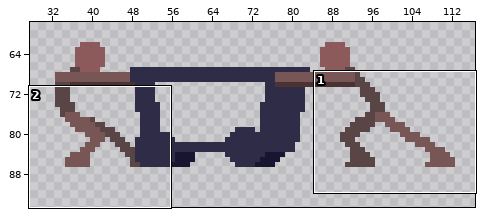
File history of a pixel-art file, Assets/Graphics/Characters/fanart.aseprite. The first picture is a wide view before the edit; the outline marks the close-up.
Close-up. Before the edit:
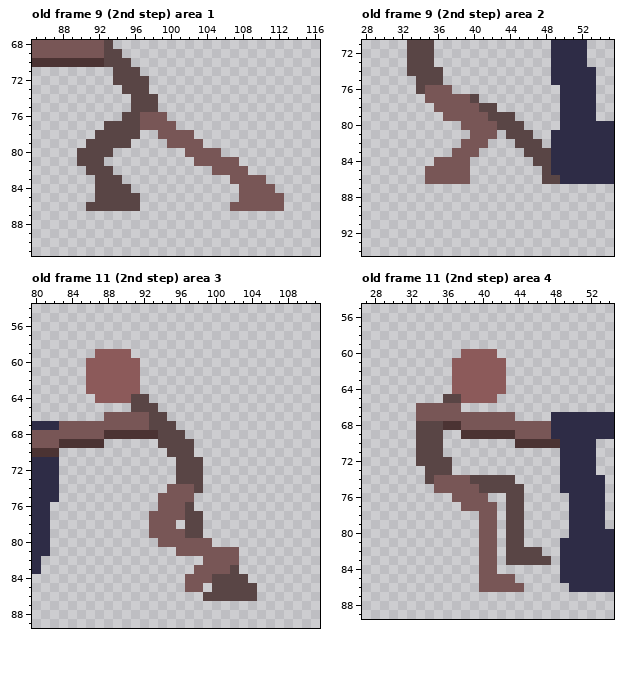
128x128 pixels, 13 frames. Shown: old frame 9 (2nd step) area 1: x 85..116, y 68..91; old frame 9 (2nd step) area 2: x 28..55, y 71..94; old frame 11 (2nd step) area 3: x 80..111, y 54..89; old frame 11 (2nd step) area 4: x 27..54, y 55..89. The wide view leaves out empty margins. The commit also changed other frames or places, which this record leaves out.
After:
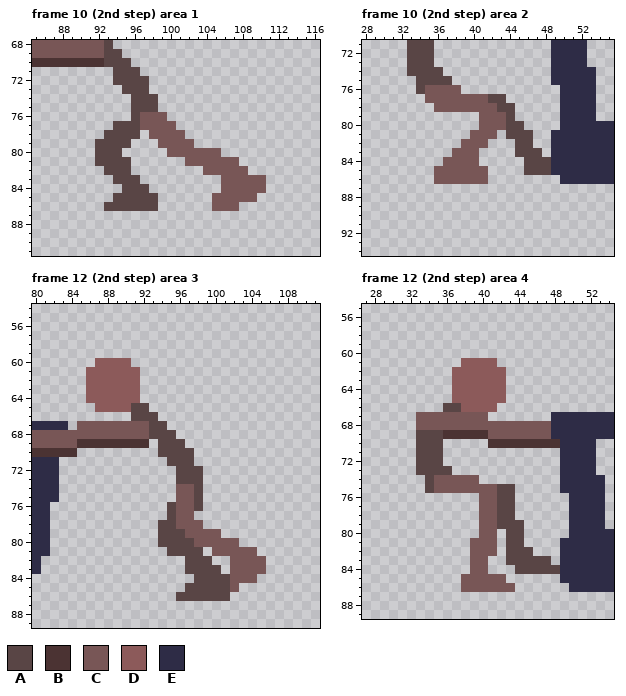
Palette (. is transparent): A #594545  B #4b3333  C #785656  D #8c5a5a  E #2e2c46
A new or re-ordered frame is compared with the old frame closest to it.
Message: 8 frames on both steps (fanart)
Changes in this commit:
frames 13 -> 17
--- frame 10 (2nd step) area 1 is new; against old frame 9 (2nd step), layer "boy sk"
@@ x 85..116 @@
 75 ...........AAA..................
-76 ..........AACCC.................
-77 ........AAAACCCC................
-78 .......AAAAA..CCCC..............
-79 ......AAAAA....CCCC.............
-80 .....AAAA........CCCC...........
-81 .....AAA..........CCCCC.........
-82 ......AAA...........CCCC........
-83 .......AAA............CCCC......
-84 .......AAAA............CCCC.....
-85 .......AAAAA...........CCCCC....
-86 ......AAAAAA..........CCCCCC....
+76 ...........ACCC.................
+77 .........AAACCCC................
+78 ........AAAA.CCCC...............
+79 .......AAAA...CCCC..............
+80 .......AAA.....CCCCCC...........
+81 .......AAAA......CCCCCC.........
+82 ........AAA........CCCCC........
+83 .........AAA.........CCCCC......
+84 ..........AAA........CCCCC......
+85 .........AAAAA......CCCCC.......
+86 ........AAAAAA......CCC.........
 87 ................................
--- frame 10 (2nd step) area 2 is new; against old frame 9 (2nd step), layer "girl sk"
@@ x 33..51 @@
 74 AAAA............EEE
-75 .AAA............EEE
-76 .ACCC............EE
-77 ..CCCCCA.........EE
-78 ...CCCCCAA.......EE
-79 ....CCCCCAAA.....EE
-80 ......CCCCAAA....EE
+75 .AAAA...........EEE
+76 .ACCCC...........EE
+77 ..CCCCCCCAA......EE
+78 ...CCCCCCCAA.....EE
+79 ........CCCA.....EE
+80 ........CCCAA....EE
 81 .......CCC.AAA..EEE
-82 ......CCC...AAA.EEE
-83 .....CCC.....AAAEEE
-84 ...CCCC.......AAEEE
-85 ..CCCCC........AEEE
-86 ..CCCCC........AAEE
+82 ......CCC...AA..EEE
+83 .....CCC....AAA.EEE
+84 ....CCCC.....AAAEEE
+85 ...CCCCCC....AAAEEE
+86 ...CCCCCC........EE
 87 ...................
--- frame 12 (2nd step) area 3 against old frame 11 (2nd step), layer "boy sk"
@@ x 84..93 @@
 58 ..........
-59 ...DDDD...
-60 ..DDDDDD..
+59 ..........
+60 ...DDDD...
 61 ..DDDDDD..
@@ x 80..111 @@
 63 ......DDDDDD....................
-64 .......DDDDAA...................
-65 ...........AAA..................
-66 ........CCCCCAA.................
-67 EEECCCCCCCCCCAAA................
-68 CCCCCCCCBBBBBBAAA...............
-69 CCCBBBBB......AAAA..............
-70 BBB............AAA..............
-71 EEE.............AAA.............
+64 ......DDDDDD....................
+65 .......DDDDAA...................
+66 ...........AAA..................
+67 EEEE.CCCCCCCCAA.................
+68 CCCCCCCCCCCCCAAA................
+69 CCCCCBBBBBBBB.AAA...............
+70 BBBBB.........AAAA..............
+71 EEE............AAA..............
 72 EEE.............AAA.............
 73 EEE.............AAA.............
-74 EEE............CCCA.............
-75 EEE...........CCCC..............
-76 EE............CCCA..............
-77 EE...........CCCCAA.............
-78 EE...........CCC.AA.............
-79 EE...........CCCCAA.............
-80 EE............CCCCCC............
-81 EE..............CCCCCCC.........
-82 E..................CCCC.........
-83 E.................CCCCA.........
-84 .................CCCAAAA........
-85 .................CC.AAAAA.......
-86 ...................AAAAAA.......
+74 EEE.............CCA.............
+75 EEE.............CCA.............
+76 EE.............ACCA.............
+77 EE.............ACC..............
+78 EE............AACCC.............
+79 EE............AAACCCC...........
+80 EE............AAAACCCCC.........
+81 EE.............AAAA.CCCCC.......
+82 E................AAA..CCCC......
+83 E................AAAA.CCCC......
+84 ..................AAAACCC.......
+85 .................AAAAAC.........
+86 ................AAAAAA..........
 87 ................................
--- frame 12 (2nd step) area 4 against old frame 11 (2nd step), layer "girl sk"
@@ x 35..44 @@
 59 ..........
-60 ...DDDD...
-61 ..DDDDDD..
+60 ..........
+61 ...DDDD...
 62 ..DDDDDD..
@@ x 27..54 @@
 64 ..........DDDDDD............
-65 .........AADDDD.............
-66 ......CCCCC.................
-67 ......CCCCCCCCCCC....EEEEEEE
-68 ......AAABBCCCCCCCCCCEEEEEEE
-69 ......AAA..BBBBBBCCCCEEEEEEE
-70 ......AAA........BBBBBEEEE..
+65 ..........DDDDDD............
+66 .........AADDDD.............
+67 ......CCCCCCCC.......EEEEEEE
+68 ......CCCCCCCCCCCCCCCEEEEEEE
+69 ......AAABBBBBCCCCCCCEEEEEEE
+70 ......AAA.....BBBBBBBBEEEE..
 71 ......AAA.............EEEE..
-72 ......AAAA............EEEE..
-73 .......AAA............EEEE..
-74 .......ACCCCAAAAA.....EEEEE.
-75 ........CCCCCAAAAA....EEEEE.
-76 ..........CCCC..AA.....EEEE.
-77 ...........CCCC.AA.....EEEE.
-78 .............CC.AA.....EEEE.
-79 .............CC.AA.....EEEE.
+72 ......AAA.............EEEE..
+73 ......AAAA............EEEE..
+74 .......ACCCCC.........EEEEE.
+75 .......ACCCCCCCAA.....EEEEE.
+76 .............CCAA......EEEE.
+77 .............CCAA......EEEE.
+78 .............CCAA......EEEE.
+79 .............CCAAA.....EEEE.
 80 .............CC.AA.....EEEEE
-81 .............CC.AA....EEEEEE
-82 .............CC.AAAA..EEEEEE
-83 .............CC.AAAAA.EEEEEE
-84 .............CC.......EEEEEE
-85 .............CCCC.....EEEEEE
-86 .............CCCCC.....EEEEE
+81 ............CCC.AA....EEEEEE
+82 ............CCC.AAA...EEEEEE
+83 ............CC..AAAAA.EEEEEE
+84 ............CC...AAAAAEEEEEE
+85 ...........CCCCC......EEEEEE
+86 ...........CCCCCC......EEEEE
 87 ............................
